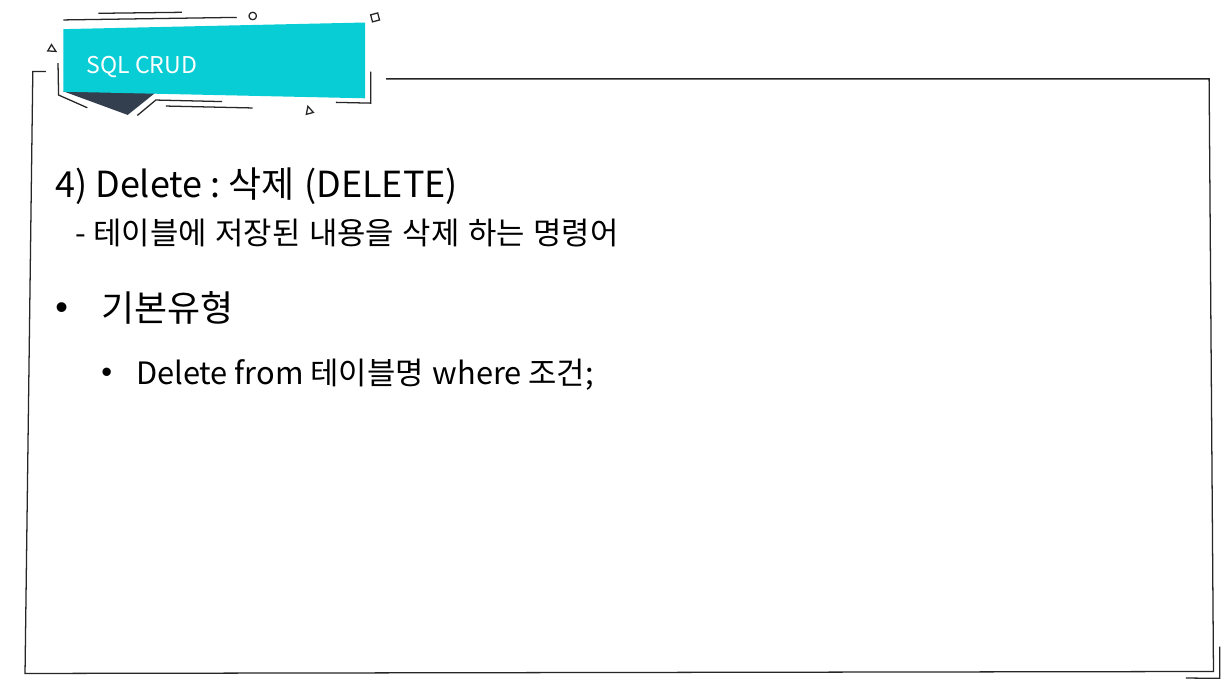
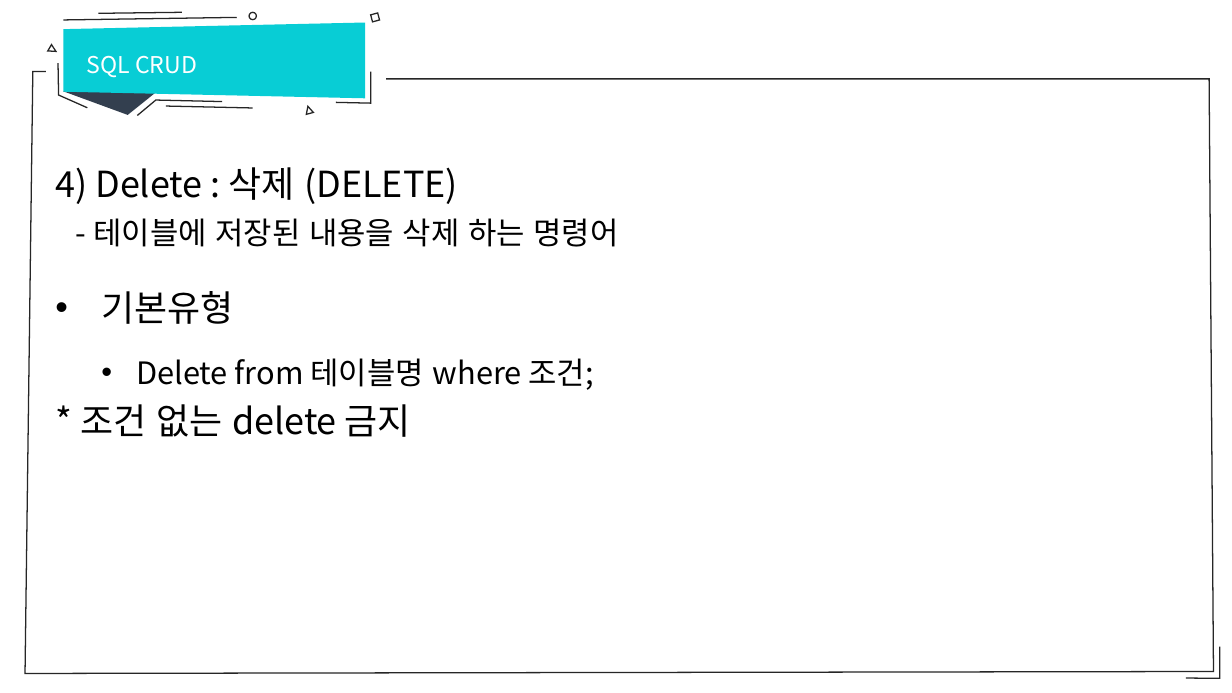
Before and after one commit to sumn-2020/lecture, a slide deck: slide 23 of database/7강 SQL CRUD.pptx (slide 21 before the commit). Drawn at 1232x693 pixels with LibreOffice and Linux fonts; fonts in the diff are those of the drawing. Boxes give left, top, right and bottom in pixels: in the first picture for what was removed or moved away, otherwise in the second. Text is boxed around its words. In the diff, an @@ line names an element or a change of style, - is before the commit and + after.

```diff
--- a/database/7강 SQL CRUD.pptx
+++ b/database/7강 SQL CRUD.pptx
@@ text at (80, 404, 411, 437): paragraph added @@
+* 조건 없는 delete 금지
```
Also in this commit, not shown: 5 other slides changed, 2 slides added, 4 other files.
